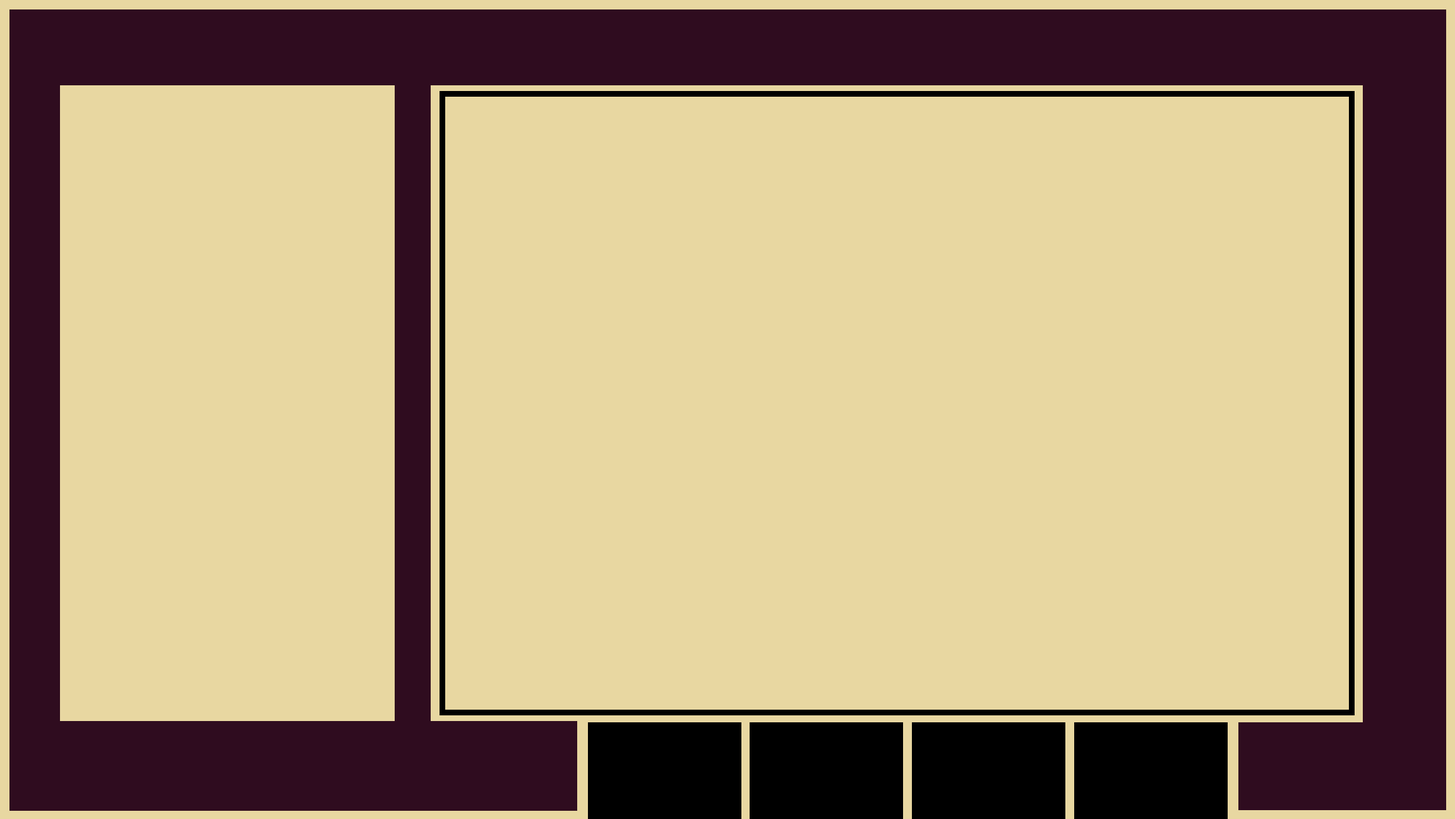
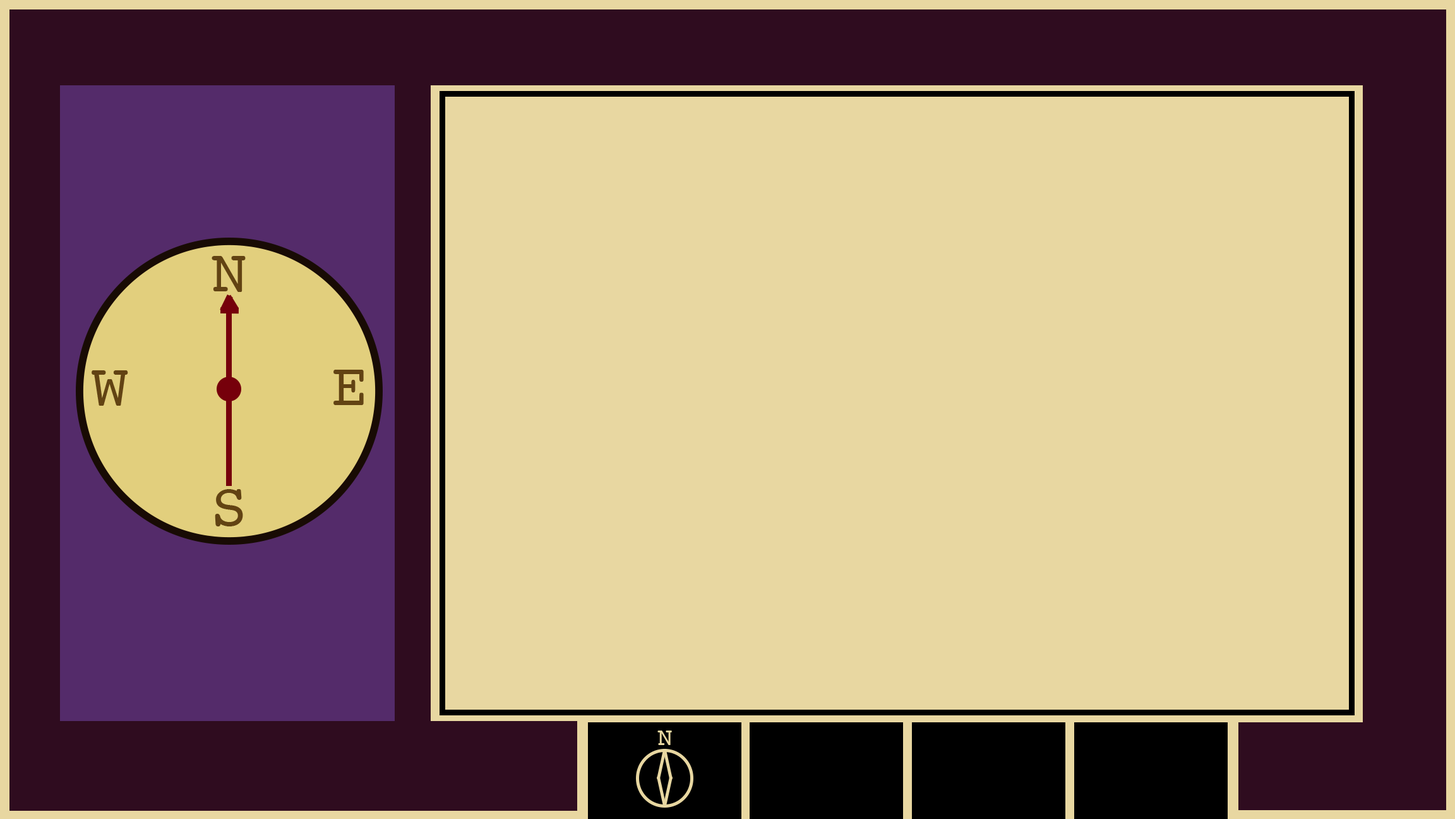
Two versions of the same layered image (w=1455, h=819). Layer-by-layer changes:
showed group "Compass" (11 layers) over [60, 85, 694, 808]
added layer "Shape 6" in group "Compass" over [216, 294, 242, 486]
added layer "W" in group "Compass" over [75, 237, 383, 545]
added layer "Rounded Rectangle 1" in group "Compass" over [60, 85, 395, 721]
added layer "N copy" in group "Compass" over [203, 364, 218, 379]
added group "Compass Icon" with 6 layers in group "Compass" over [636, 730, 694, 808]
moved "N" into group "Compass Icon" over [657, 730, 673, 745]
moved "Shape 2 copy" into group "Compass Icon" over [656, 775, 667, 807]
moved "Shape 2 copy 3" into group "Compass Icon" over [656, 748, 667, 780]
moved "Shape 2 copy 2" into group "Compass Icon" over [663, 748, 673, 780]
moved "Shape 2" into group "Compass Icon" over [663, 775, 673, 807]
moved "Ellipse 1" into group "Compass Icon" over [636, 748, 694, 808]
showed "Layer 6" over [60, 85, 395, 721]
